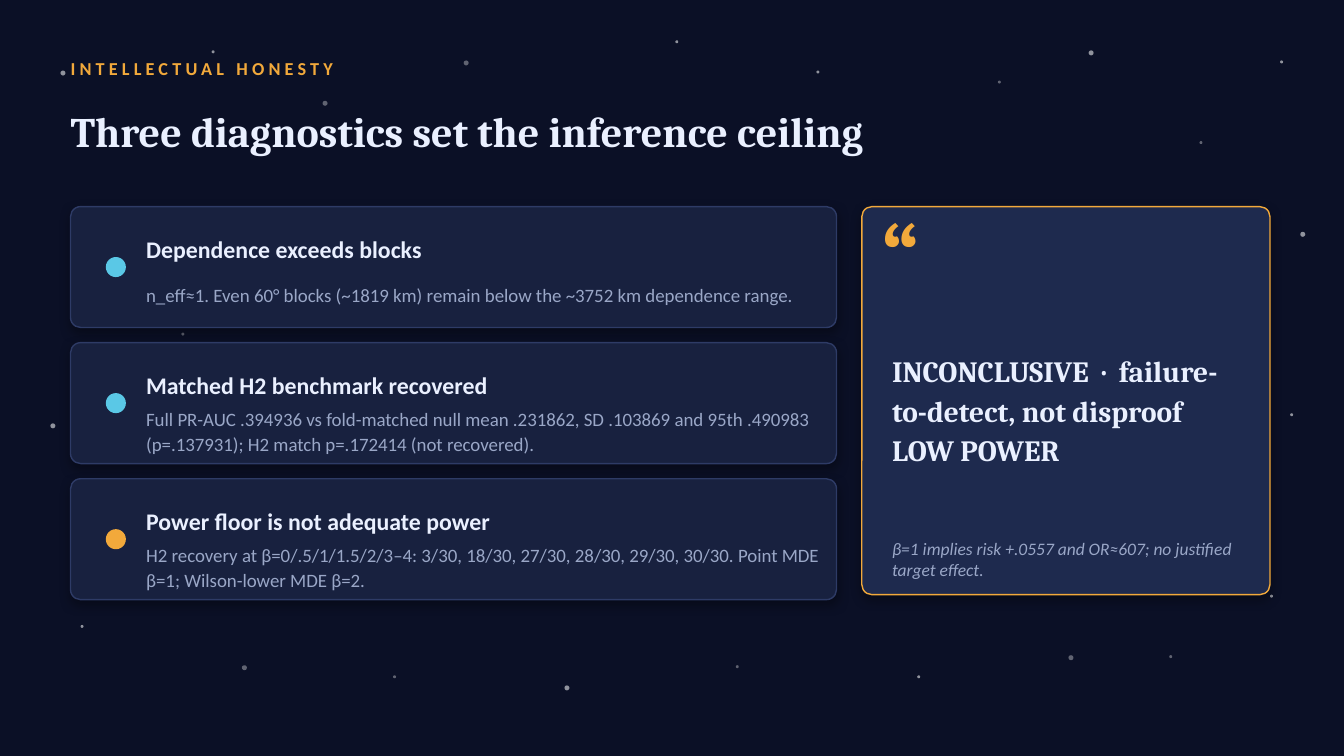
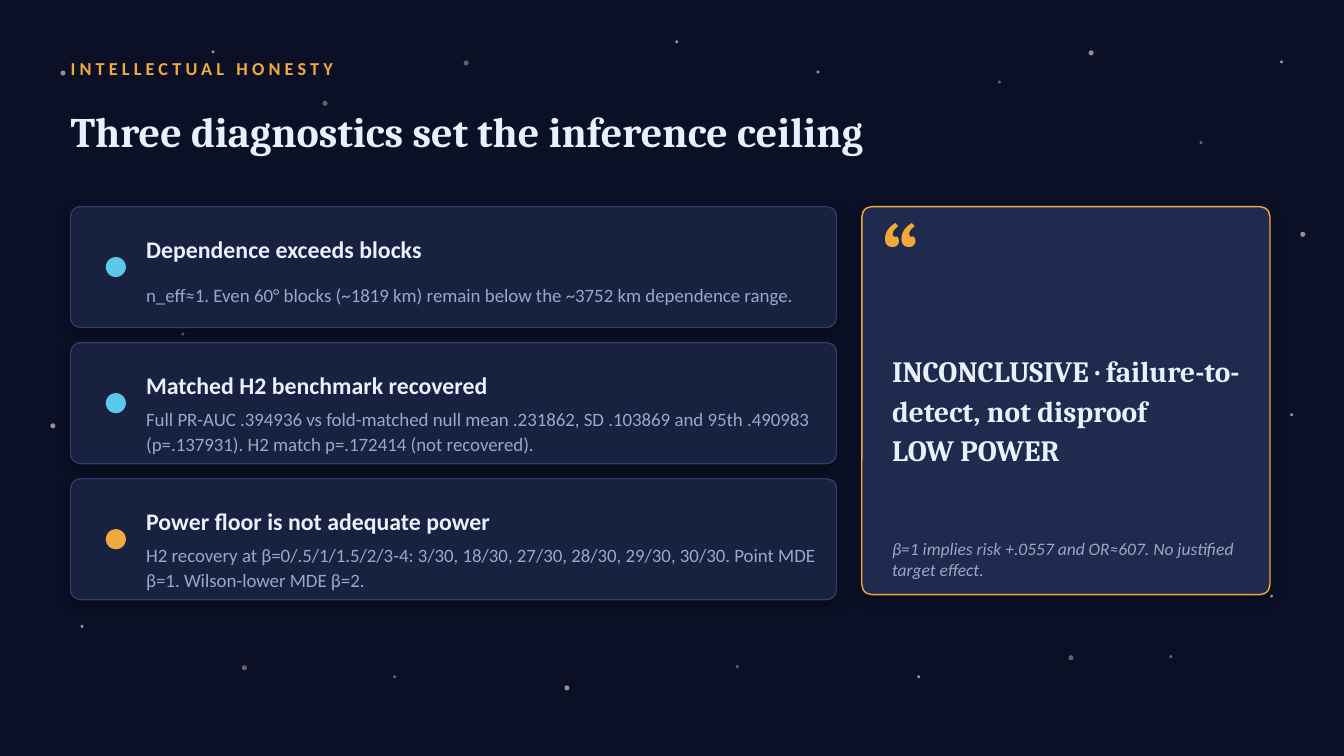
Before and after one commit to lemoon01110/Lunar-Titanium-Magnetism, a slide deck: slide 11 of Paper-and-Pitch/Pitch.pptx. Drawn at 1344x756 pixels with LibreOffice and Linux fonts; fonts in the diff are those of the drawing. Boxes give left, top, right and bottom in pixels: in the first picture for what was removed or moved away, otherwise in the second. Text is boxed around its words. In the diff, an @@ line names an element or a change of style, - is before the commit and + after.

```diff
--- a/Paper-and-Pitch/Pitch.pptx
+++ b/Paper-and-Pitch/Pitch.pptx
@@ text "INCONCLUSIVE · failure-to-detect, not disproof" rewrapped from (892,361,1218,462) to (892,361,1240,462) @@
@@ text at (146,413,809,454): text changed @@
-Full PR-AUC .394936 vs fold-matched null mean .231862, SD .103869 and 95th .490983 (p=.137931); H2 match p=.172414 (not recovered).
+Full PR-AUC .394936 vs fold-matched null mean .231862, SD .103869 and 95th .490983 (p=.137931). H2 match p=.172414 (not recovered).
@@ text at (146,549,815,590): text changed @@
-H2 recovery at β=0/.5/1/1.5/2/3–4: 3/30, 18/30, 27/30, 28/30, 29/30, 30/30. Point MDE β=1; Wilson-lower MDE β=2.
+H2 recovery at β=0/.5/1/1.5/2/3-4: 3/30, 18/30, 27/30, 28/30, 29/30, 30/30. Point MDE β=1. Wilson-lower MDE β=2.
@@ text at (892,543,1233,579): text changed @@
-β=1 implies risk +.0557 and OR≈607; no justified target effect.
+β=1 implies risk +.0557 and OR≈607. No justified target effect.
```
Also in this commit, not shown: 9 other slides changed, 14 other files.
